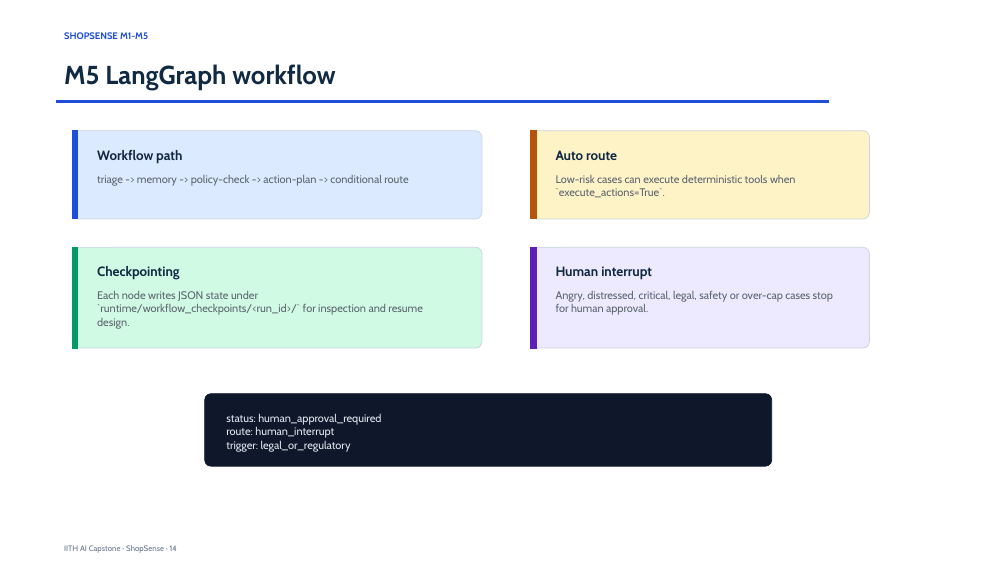
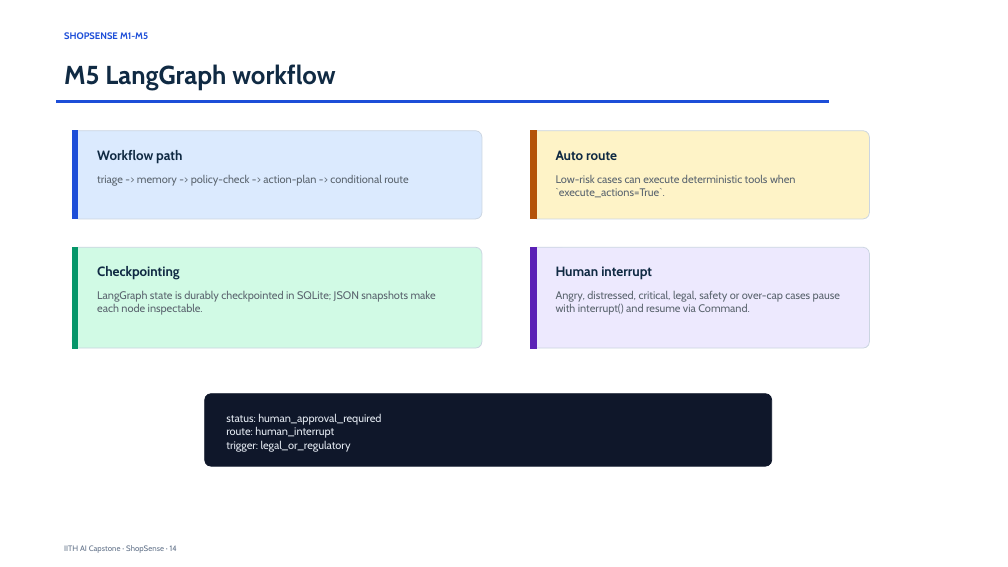
Before and after one commit to abhraj786/iith-ai-capstone-shopsense, a slide deck: slide 14 of docs/deck/iith-ai-capstone-shopsense.pptx. Drawn at 1008x567 pixels with LibreOffice and Linux fonts; fonts in the diff are those of the drawing. Boxes give left, top, right and bottom in pixels: in the first picture for what was removed or moved away, otherwise in the second. Text is boxed around its words. In the diff, an @@ line names an element or a change of style, - is before the commit and + after.

Commit message:
feat: add durable workflow approvals

```diff
--- a/docs/deck/iith-ai-capstone-shopsense.pptx
+++ b/docs/deck/iith-ai-capstone-shopsense.pptx
@@ text at bbox=[97, 291, 436, 315]: text changed @@
-Each node writes JSON state under `runtime/workflow_checkpoints/<run_id>/` for inspection and resume design.
+LangGraph state is durably checkpointed in SQLite; JSON snapshots make each node inspectable.
@@ text at bbox=[556, 291, 840, 315]: text changed @@
-Angry, distressed, critical, legal, safety or over-cap cases stop for human approval.
+Angry, distressed, critical, legal, safety or over-cap cases pause with interrupt() and resume via Command.
```
Also in this commit, not shown: 2 other slides changed, 4 other files.
